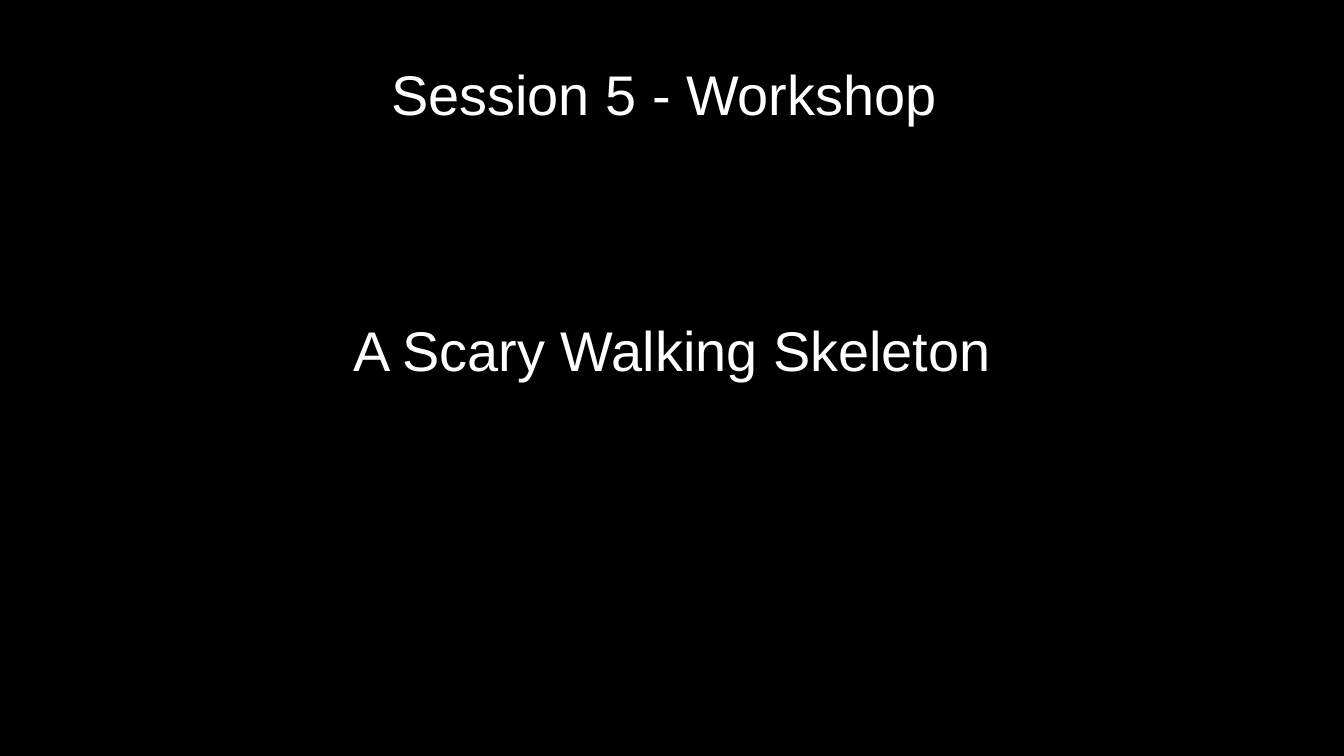
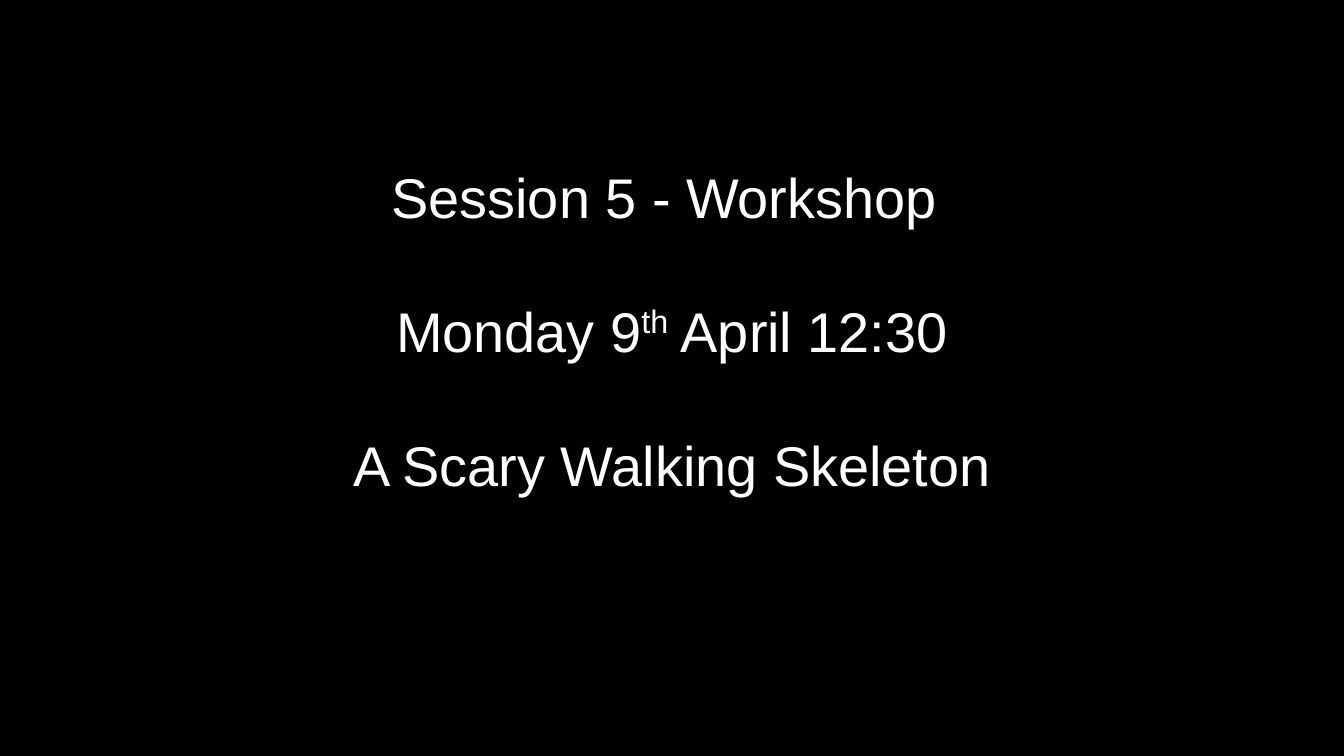
Before and after one commit to numical/jsacademy, a slide deck: slide 28 of session1/Talk1.odp. Drawn at 1344x756 pixels with LibreOffice and Linux fonts; fonts in the diff are those of the drawing. Boxes give left, top, right and bottom in pixels: in the first picture for what was removed or moved away, otherwise in the second. Text is boxed around its words. In the diff, an @@ line names an element or a change of style, - is before the commit and + after.

```diff
--- a/session1/Talk1.odp
+++ b/session1/Talk1.odp
@@ title removed at <box>391,74,936,125</box> @@
-Session 5 - Workshop
@@ title at <box>353,177,990,496</box>: text changed @@
-A Scary Walking Skeleton
+Session 5 - Workshop
+Monday 9th April 12:30
+A Scary Walking Skeleton
```
Also in this commit, not shown: 8 other slides changed, 5 slides added, 4 slides removed, 15 other files.
